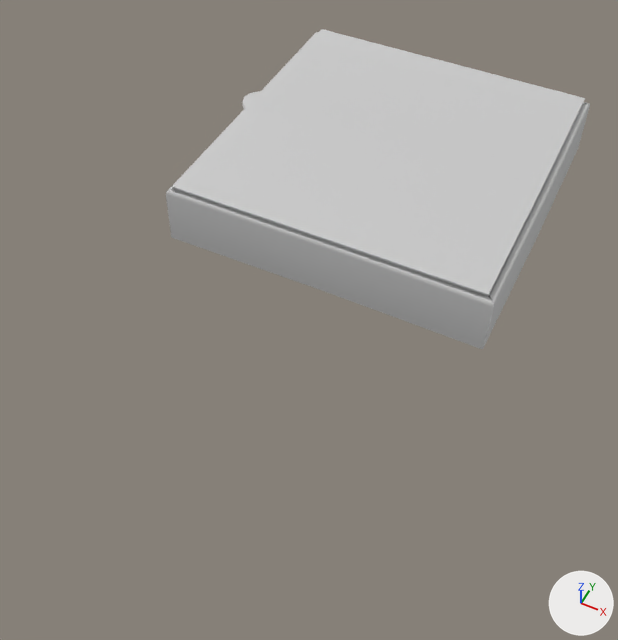
Before and after pictures for a commit that changed the FBX model Unique Props/PizzaBox_PreUV_SM.FBX.
Before and after are seen from a 50 mm lens placed at (0.261, -0.718, 0.628), pointed at (0.011, -0.217, 0.002). Lighting does not change. The marker at lower right points along +X, +Y and +Z. Mesh edges are drawn as thin lines on the coarser meshes. Where no turn or scale is listed for an object, it has been applied to the vertices.

Script lines for the objects in view, before the commit:
```python
me_mesh = bpy.data.meshes.new('Mesh')
me_mesh.from_pydata(...)  # 112 vertices, 120 faces; spans x -0.348..0.001, y -0.173..0.173, z -0.009..0.01
me_mesh.materials.append(mat_sackboy_mi)  # light grey #cacaca
me_mesh_001 = bpy.data.meshes.new('Mesh.001')
me_mesh_001.from_pydata(...)  # 60 vertices, 56 faces; spans x -0.176..0.176, y -0.176..0.176, z 0.0..0.065
me_mesh_001.materials.append(mat_sackboy_mi)  # light grey #cacaca
me_mesh_002 = bpy.data.meshes.new('Mesh.002')
me_mesh_002.from_pydata(...)  # 60 vertices, 56 faces; spans x -0.176..0.176, y -0.176..0.176, z 0.0..0.064
me_mesh_002.materials.append(mat_sackboy_mi)  # light grey #cacaca
ob_object001 = bpy.data.objects.new('Object001', me_mesh)
ob_object001.location = (0.168, 0.0, 0.061)
ob_object002 = bpy.data.objects.new('Object002', me_mesh_001)
ob_object002.location = (0.0, 0.0, 0.0)
ob_object003 = bpy.data.objects.new('Object003', me_mesh_002)
ob_object003.location = (0.0, 0.0, 0.0)
```
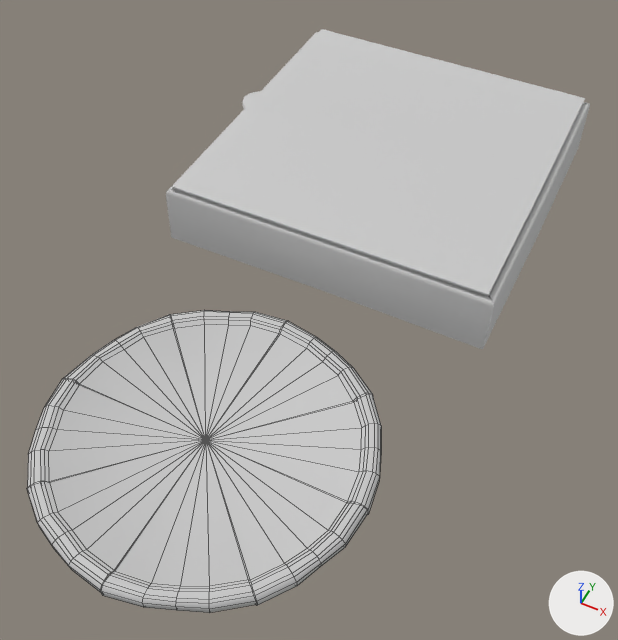
Edits to the bpy script that builds the scene:
```text
Add me_mesh_008:
    me_mesh_008.from_pydata(...)  # 62 vertices, 64 faces; spans x -0.15..0.0, y -0.001..0.107, z -0.006..0.012
    me_mesh_008.materials.append(mat_sackboy_mi)  # light grey #cacaca
Add me_mesh_004:
    me_mesh_004.from_pydata(...)  # 62 vertices, 64 faces; spans x -0.001..0.15, y -0.106..0.001, z -0.006..0.011
    me_mesh_004.materials.append(mat_sackboy_mi)  # light grey #cacaca
Add me_mesh_006:
    me_mesh_006.from_pydata(...)  # 62 vertices, 64 faces; spans x -0.001..0.107, y -0.001..0.15, z -0.006..0.012
    me_mesh_006.materials.append(mat_sackboy_mi)  # light grey #cacaca
Add me_mesh_007:
    me_mesh_007.from_pydata(...)  # 62 vertices, 64 faces; spans x -0.106..0.001, y 0.0..0.151, z -0.005..0.012
    me_mesh_007.materials.append(mat_sackboy_mi)  # light grey #cacaca
Add me_mesh_009:
    me_mesh_009.from_pydata(...)  # 62 vertices, 64 faces; spans x -0.151..0.0, y -0.106..0.001, z -0.006..0.011
    me_mesh_009.materials.append(mat_sackboy_mi)  # light grey #cacaca
Add me_mesh_011:
    me_mesh_011.from_pydata(...)  # 62 vertices, 64 faces; spans x -0.002..0.107, y -0.151..0.0, z -0.005..0.012
    me_mesh_011.materials.append(mat_sackboy_mi)  # light grey #cacaca
Add me_mesh_005:
    me_mesh_005.from_pydata(...)  # 62 vertices, 64 faces; spans x 0.0..0.151, y -0.001..0.107, z -0.006..0.012
    me_mesh_005.materials.append(mat_sackboy_mi)  # light grey #cacaca
Add me_mesh_010:
    me_mesh_010.from_pydata(...)  # 62 vertices, 64 faces; spans x -0.107..0.0, y -0.151..0.0, z -0.005..0.012
    me_mesh_010.materials.append(mat_sackboy_mi)  # light grey #cacaca
Add ob_circle005:
    ob_circle005 = bpy.data.objects.new('Circle005', me_mesh_008)
    ob_circle005.location = (0.0, -0.389, 0.01)
Add ob_circle001:
    ob_circle001 = bpy.data.objects.new('Circle001', me_mesh_004)
    ob_circle001.location = (0.0, -0.389, 0.01)
Add ob_circle003:
    ob_circle003 = bpy.data.objects.new('Circle003', me_mesh_006)
    ob_circle003.location = (0.0, -0.389, 0.01)
Add ob_circle004:
    ob_circle004 = bpy.data.objects.new('Circle004', me_mesh_007)
    ob_circle004.location = (0.0, -0.389, 0.01)
Add ob_circle006:
    ob_circle006 = bpy.data.objects.new('Circle006', me_mesh_009)
    ob_circle006.location = (0.0, -0.389, 0.01)
Add ob_circle008:
    ob_circle008 = bpy.data.objects.new('Circle008', me_mesh_011)
    ob_circle008.location = (0.0, -0.389, 0.01)
Add ob_circle002:
    ob_circle002 = bpy.data.objects.new('Circle002', me_mesh_005)
    ob_circle002.location = (0.0, -0.389, 0.01)
Add ob_circle007:
    ob_circle007 = bpy.data.objects.new('Circle007', me_mesh_010)
    ob_circle007.location = (0.0, -0.389, 0.01)
```

Location of each change, (x1, y1, x2, y2) in pixels of the pictures (618 x 640 px):
'Circle008', added: after (100, 440, 257, 613)
'Circle001', added: after (206, 441, 368, 606)
'Circle007', added: after (27, 440, 205, 592)
'Circle002', added: after (206, 393, 381, 515)
'Circle006', added: after (28, 378, 205, 488)
'Circle003', added: after (206, 321, 373, 440)
'Circle005', added: after (63, 315, 206, 440)
'Circle004', added: after (170, 310, 287, 439)
